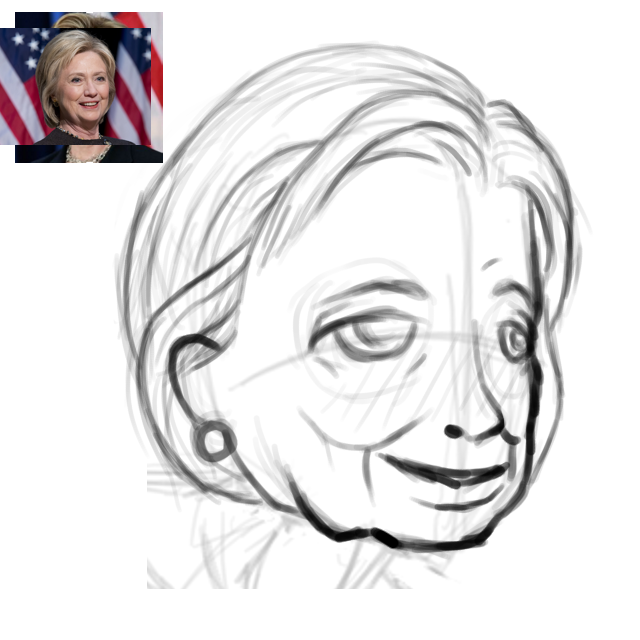
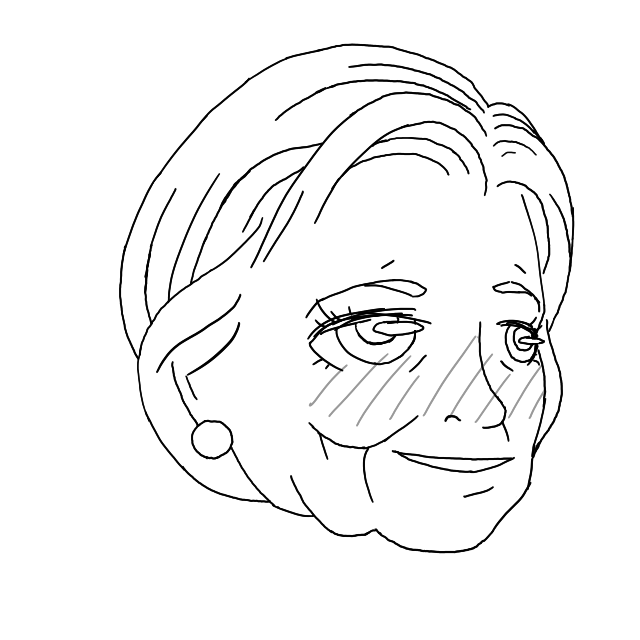
Two versions of the same layered image (640 x 640). Layer-by-layer changes:
hid "Layer 6(pasted)" over (0, 12, 188, 197)
hid "Layer 5(pasted)" over (0, 12, 192, 188)
added layer "blush" (40%) above "lines" over (256, 320, 566, 448)
added layer "lines" above "Layer 4" over (64, 12, 576, 576)
hid "Layer 4", opacity 100% → 21%, painted on it over (0, 12, 593, 576)
hid "Layer 4(pasted)" over (147, 64, 593, 589)
added layer "fill" above "Layer 1" over (0, 12, 593, 589)
hid "Layer 1", painted on it over (0, 12, 593, 589)
